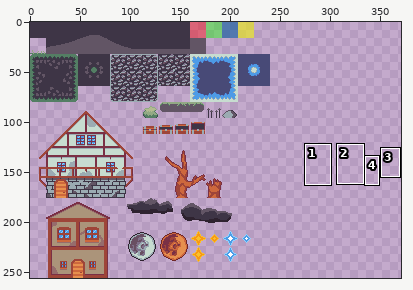
File history of a pixel-art file, Assets/Maps/Tileset.aseprite. Above, an overview of the earlier version with the close-up marked.
Close-up. First the earlier version:
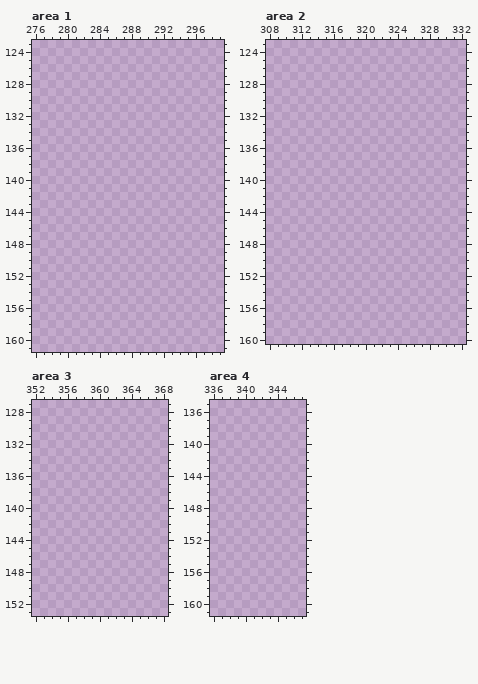
448x256 pixels, 1 frame. Pixels under 10% opacity are left out. Colours within 5 levels of each other are drawn and written as one. Shown: area 1: x 276..299, y 123..161; area 2: x 308..332, y 123..160; area 3: x 352..368, y 127..153; area 4: x 336..347, y 135..161. The wide view leaves out empty margins. The commit also changed other parts of the picture, which this record leaves out.
Once edited:
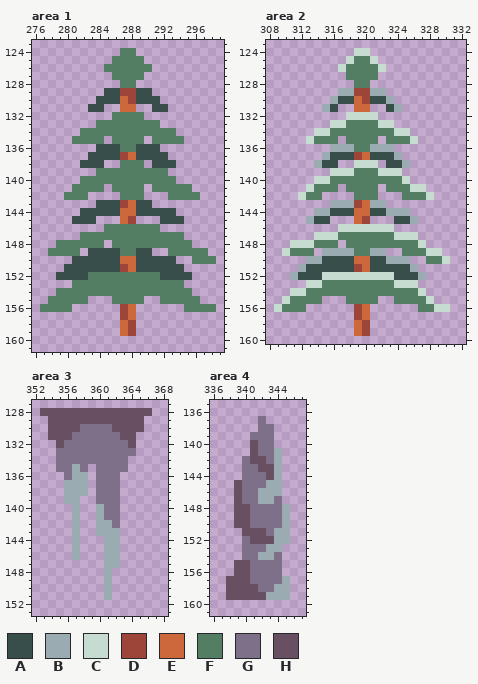
Palette (. is transparent): A #374e4a  B #9babb2  C #c7dcd0  D #9e4539  E #cd683d  F #547e64  G #7f708a  H #694f62
Difference:
--- area 1
@@ x 276..299 @@
 123 ........................
-124 ........................
-125 ........................
-126 ........................
-127 ........................
-128 ........................
-129 ........................
-130 ........................
-131 ........................
-132 ........................
-133 ........................
-134 ........................
-135 ........................
-136 ........................
-137 ........................
-138 ........................
-139 ........................
-140 ........................
-141 ........................
-142 ........................
-143 ........................
-144 ........................
-145 ........................
-146 ........................
-147 ........................
-148 ........................
-149 ........................
-150 ........................
-151 ........................
-152 ........................
-153 ........................
-154 ........................
-155 ........................
-156 ........................
-157 ........................
-158 ........................
-159 ........................
+124 ...........FF...........
+125 ..........FFFF..........
+126 .........FFFFFF.........
+127 ..........FFFF..........
+128 ...........FF...........
+129 .........AADDAA.........
+130 ........AAAEDAAA........
+131 .......AA..EE..AA.......
+132 ..........FFFF..........
+133 ........FFFFFFFF........
+134 ......FFFFFFFFFFFF......
+135 .....FFFF.FFFF.FFFF.....
+136 ........AAAFFAAA........
+137 .......AAAADEAAAA.......
+138 ......AAA..FFF.AAA......
+139 ........FFFFFFFFF.......
+140 ......FFFFFFFFFFFF......
+141 .....FFFF.FFFF.FFFFF....
+142 ....FFF....FFF...FFFF...
+143 ........AAADEAA.........
+144 ......AAAAAEEAAAAA......
+145 .....AAA...ED...AAA.....
+146 .........FFFFFFF........
+147 ......FFFFFFFFFFFFF.....
+148 ...FFFFFF.FFFFFFFFFF....
+149 ..FFFF.AAAAFFAA..FFFFF..
+150 .....AAAAAAEEAAAAA..FFF.
+151 ....AAAAAAADEAAAAAA.....
+152 ...AAAAFFFFFFFFFAAAA....
+153 .....FFFFFFFFFFFFFF.....
+154 ...FFFFFFFFFFFFFFFFF....
+155 ..FFFFF...FFFF..FFFFF...
+156 .FFFF......DE......FFFF.
+157 ...........DE...........
+158 ...........ED...........
+159 ...........ED...........
 160 ........................
--- area 2
@@ x 308..332 @@
 123 .........................
-124 .........................
-125 .........................
-126 .........................
-127 .........................
-128 .........................
-129 .........................
-130 .........................
-131 .........................
-132 .........................
-133 .........................
-134 .........................
-135 .........................
-136 .........................
-137 .........................
-138 .........................
-139 .........................
-140 .........................
-141 .........................
-142 .........................
-143 .........................
-144 .........................
-145 .........................
-146 .........................
-147 .........................
-148 .........................
-149 .........................
-150 .........................
-151 .........................
-152 .........................
-153 .........................
-154 .........................
-155 .........................
-156 .........................
-157 .........................
-158 .........................
-159 .........................
+124 ...........CC............
+125 ..........CFFC...........
+126 .........CFFFFC..........
+127 ..........FFFF...........
+128 ...........FF............
+129 .........BBDDBB..........
+130 ........BAAEDAAB.........
+131 .......BA..EE..AB........
+132 ..........CCCC...........
+133 ........CCFFFFCC.........
+134 ......CCFFFFFFFFCC.......
+135 .....CFFF.FFFF.FFFC......
+136 ........BBBFFBBB.........
+137 .......BAAADEAAAB........
+138 ......BAA..CCC.AAB.......
+139 ........CCCFFFCCC........
+140 ......CCFFFFFFFFFC.......
+141 .....CFFF.FFFF.FFFCC.....
+142 ....CFF....FFF...FFFC....
+143 ........BBBDEBB..........
+144 ......BBAAAEEAABBB.......
+145 .....BAA...ED...AAB......
+146 .........CCCCCCC.........
+147 ......CCCFFFFFFFCCC......
+148 ...CCCFFF.FFFFFFFFFC.....
+149 ..CFFF.BBBBFFBB..FFFCC...
+150 .....BBAAAAEEAABBB..FFC..
+151 ....BAAAAAADEAAAAAB......
+152 ...BAAACCCCCCCCCAAAB.....
+153 .....CCFFFFFFFFFCCC......
+154 ...CCFFFFFFFFFFFFFFC.....
+155 ..CFFFF...FFFF..FFFFC....
+156 .CFFF......DE......FFCC..
+157 ...........DE............
+158 ...........ED............
+159 ...........ED............
 160 .........................
--- area 3
@@ x 352..368 @@
 127 .................
-128 .................
-129 .................
-130 .................
-131 .................
-132 .................
-133 .................
-134 .................
-135 .................
-136 .................
-137 .................
-138 .................
-139 .................
-140 .................
-141 .................
-142 .................
-143 .................
-144 .................
-145 .................
-146 .................
-147 .................
-148 .................
-149 .................
-150 .................
-151 .................
+128 .HHHHHHHHHHHHHH..
+129 ..HHHHHHHHHHHH...
+130 ..HHHHGGGGHHHH...
+131 ..HHHGGGGGGHH....
+132 ...HGGGGGGGGH....
+133 ...GGGGGGGGGG....
+134 ...GGGGGGGGG.....
+135 ...GGBG.GGGG.....
+136 ....GBB.GGG......
+137 ....BBB.GGG......
+138 ....BBB.GGG......
+139 ....BB..GGG......
+140 .....B..BGG......
+141 .....B..BGG......
+142 .....B..BBG......
+143 .....B..BBB......
+144 .....B...BB......
+145 .....B...BB......
+146 .....B...BB......
+147 .........BB......
+148 .........B.......
+149 .........B.......
+150 .........B.......
+151 .........B.......
 152 .................
--- area 4
@@ x 336..347 @@
 136 ............
-137 ............
-138 ............
-139 ............
-140 ............
-141 ............
-142 ............
-143 ............
-144 ............
-145 ............
-146 ............
-147 ............
-148 ............
-149 ............
-150 ............
-151 ............
-152 ............
-153 ............
-154 ............
-155 ............
-156 ............
-157 ............
-158 ............
-159 ............
+137 ......G.....
+138 ......GG....
+139 .....GGG....
+140 .....HGG....
+141 .....HGGB...
+142 ....GHHGB...
+143 ....GGHHB...
+144 ....GGGHB...
+145 ...HGGGBB...
+146 ...HGGBBB...
+147 ...HGGBBG...
+148 ...HHGGGGB..
+149 ...HHGGGGB..
+150 ...HHGGGGB..
+151 ....HHHGBB..
+152 ....GHHHBB..
+153 ....GGGBB...
+154 ....GGBBG...
+155 ...HHGGGG...
+156 ...HHGGGG...
+157 ..HHHGGGGB..
+158 ..HHHHGGBB..
+159 ..HHHHHBBB..
 160 ............
Pixel boxes of the changes (left, top, right, bottom) in both close-ups:
added: (40, 48, 216, 336)
added: (274, 48, 450, 336)
added: (40, 408, 152, 600)
added: (226, 416, 290, 600)
